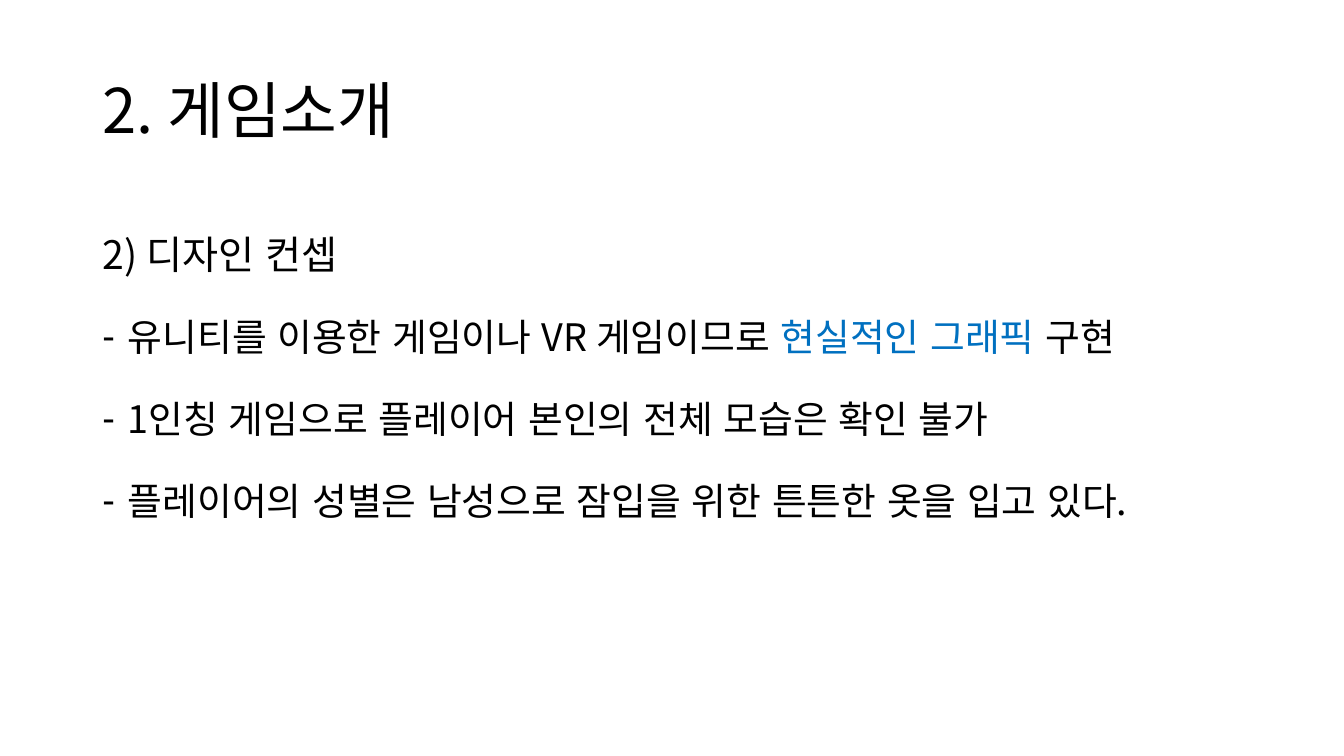
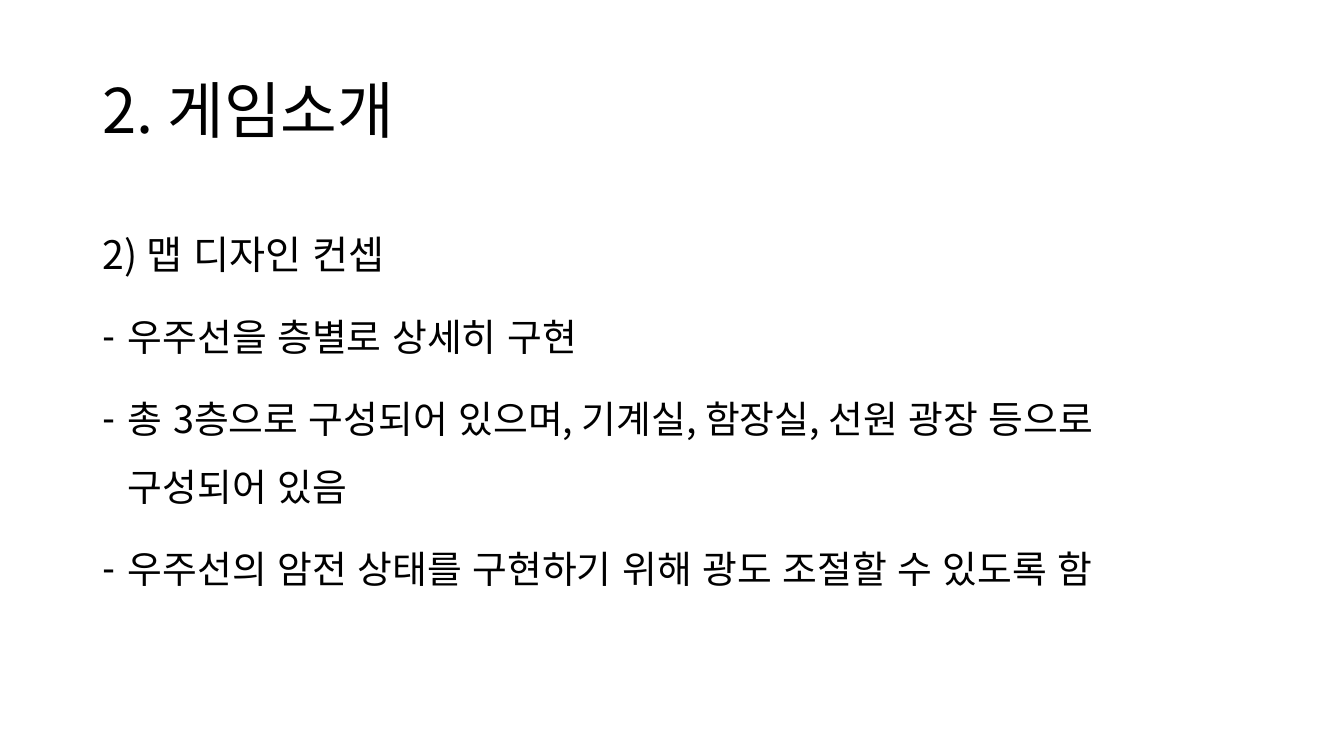
Before and after one commit to Mained606/SpaceShipLooting_VR, a slide deck: slide 6 of 진행/게임PPT/SpaceShip.pptx. Drawn at 1344x756 pixels with LibreOffice and Linux fonts; fonts in the diff are those of the drawing. Boxes give left, top, right and bottom in pixels: in the first picture for what was removed or moved away, otherwise in the second. Text is boxed around its words. In the diff, an @@ line names an element or a change of style, - is before the commit and + after.

```diff
--- a/진행/게임PPT/SpaceShip.pptx
+++ b/진행/게임PPT/SpaceShip.pptx
@@ text at bbox=[102, 236, 1093, 586]: text changed @@
-2) 디자인 컨셉
-– 유니티를 이용한 게임이나 VR 게임이므로 현실적인 그래픽 구현
-– 1인칭 게임으로 플레이어 본인의 전체 모습은 확인 불가
-– 플레이어의 성별은 남성으로 잠입을 위한 튼튼한 옷을 입고 있다.
+2) 맵 디자인 컨셉
+– 우주선을 층별로 상세히 구현
+– 총 3층으로 구성되어 있으며, 기계실, 함장실, 선원 광장 등으로 구성되어 있음
+– 우주선의 암전 상태를 구현하기 위해 광도 조절할 수 있도록 함
```
Also in this commit, not shown: 2 other slides changed, 47 other files.
